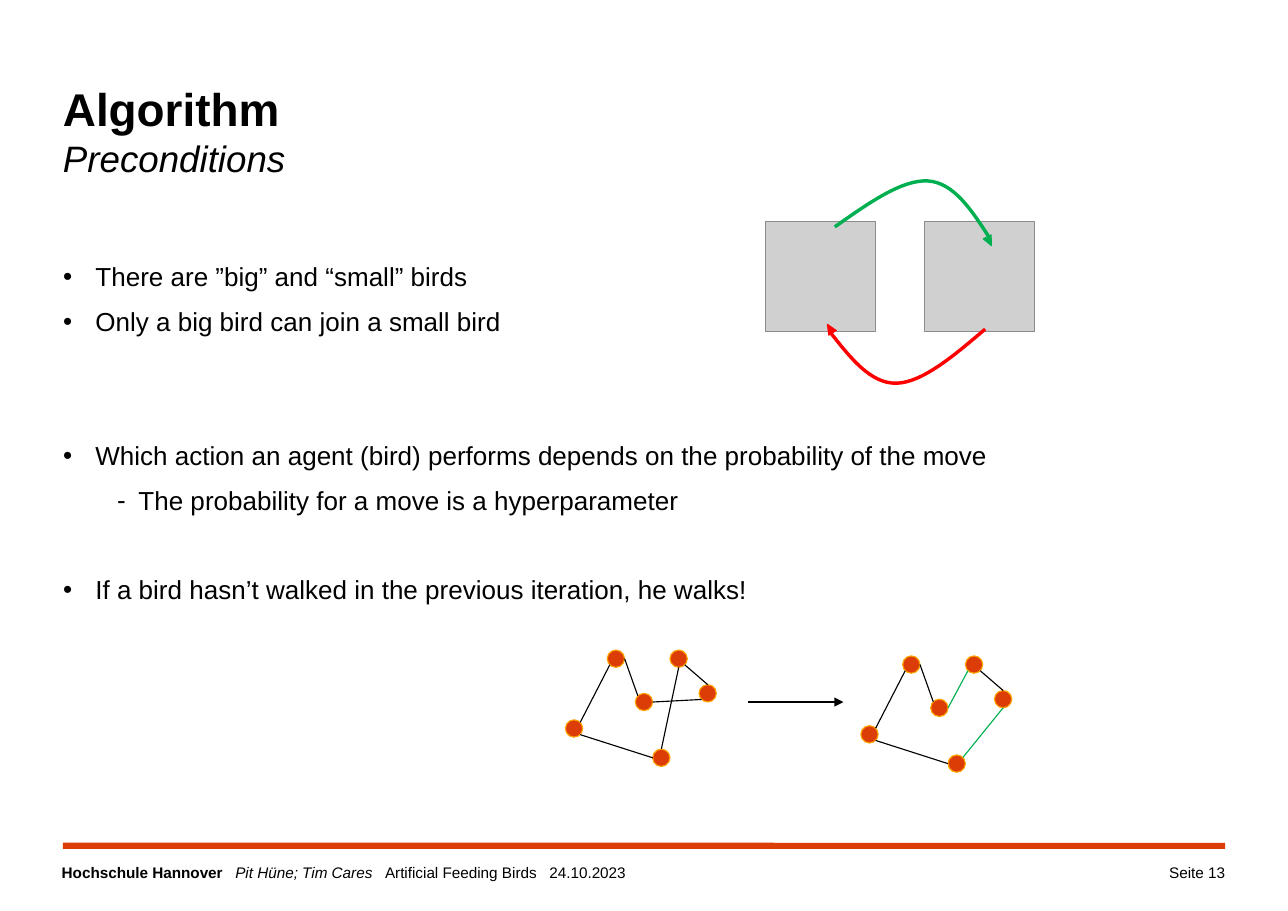
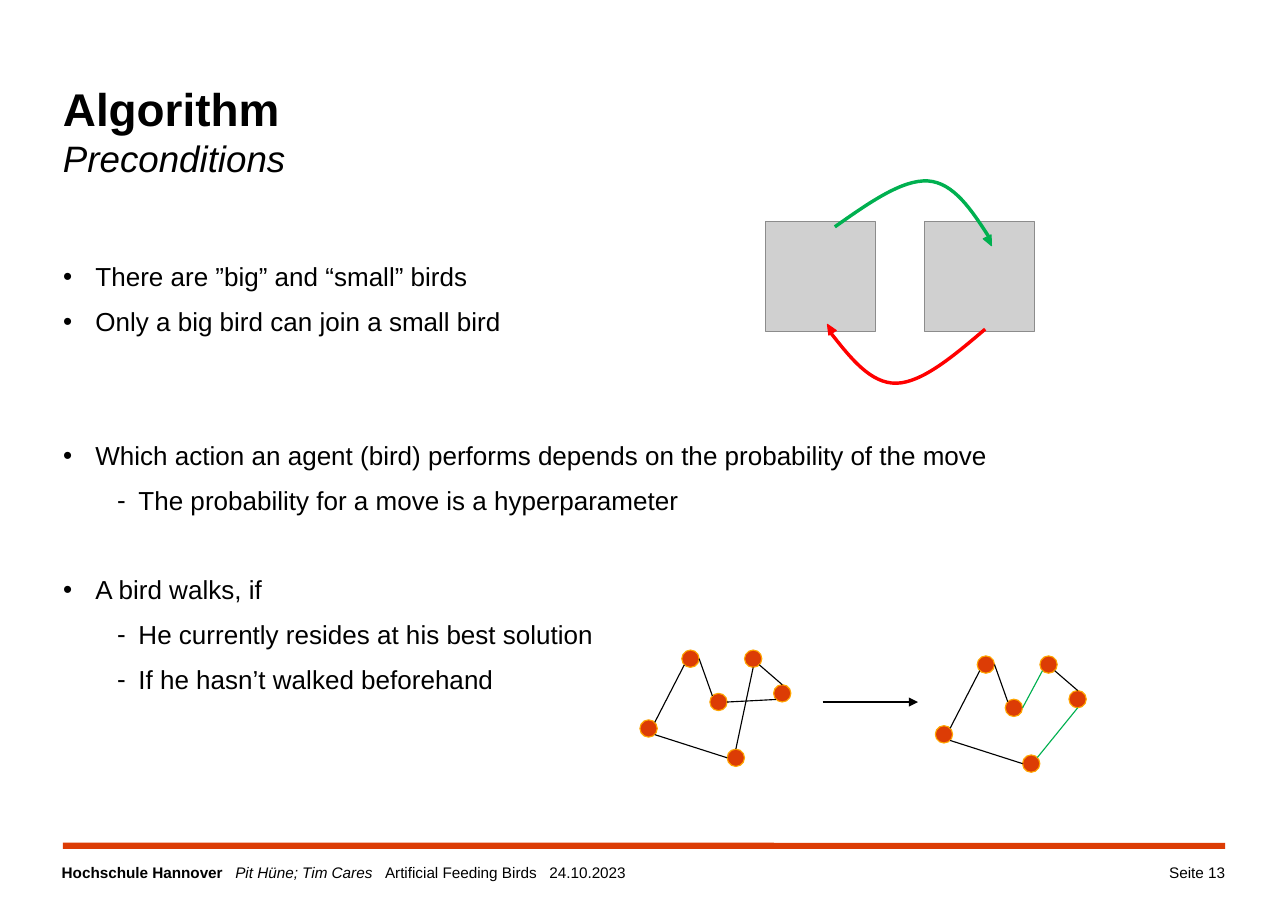
Before and after one commit to TimCares/AFB-Metaheuristic, a slide deck: slide 13 of doc/algorithm.pptx. Drawn at 1288x911 pixels with LibreOffice and Linux fonts; fonts in the diff are those of the drawing; grey boxes stand for pictures; background and template pictures are left out. Boxes give left, top, right and bottom in pixels: in the first picture for what was removed or moved away, otherwise in the second. Text is boxed around its words. In the diff, an @@ line names an element or a change of style, - is before the commit and + after.

```diff
--- a/doc/algorithm.pptx
+++ b/doc/algorithm.pptx
@@ text at box(95, 580, 593, 690): text changed @@
-  • If a bird hasn’t walked in the previous iteration, he walks!
+  • A bird walks, if
+    – He currently resides at his best solution
+    – If he hasn’t walked beforehand
@@ 12 ellipses, 12 lines, 1 arrow: place and size @@
-12 ellipses, 12 lines, 1 arrow at box(565, 650, 1013, 772)
+12 ellipses, 12 lines, 1 arrow at box(640, 650, 1087, 772)
```
Also in this commit, not shown: 1 other slide changed, 1 slide added, 1 slide removed.
